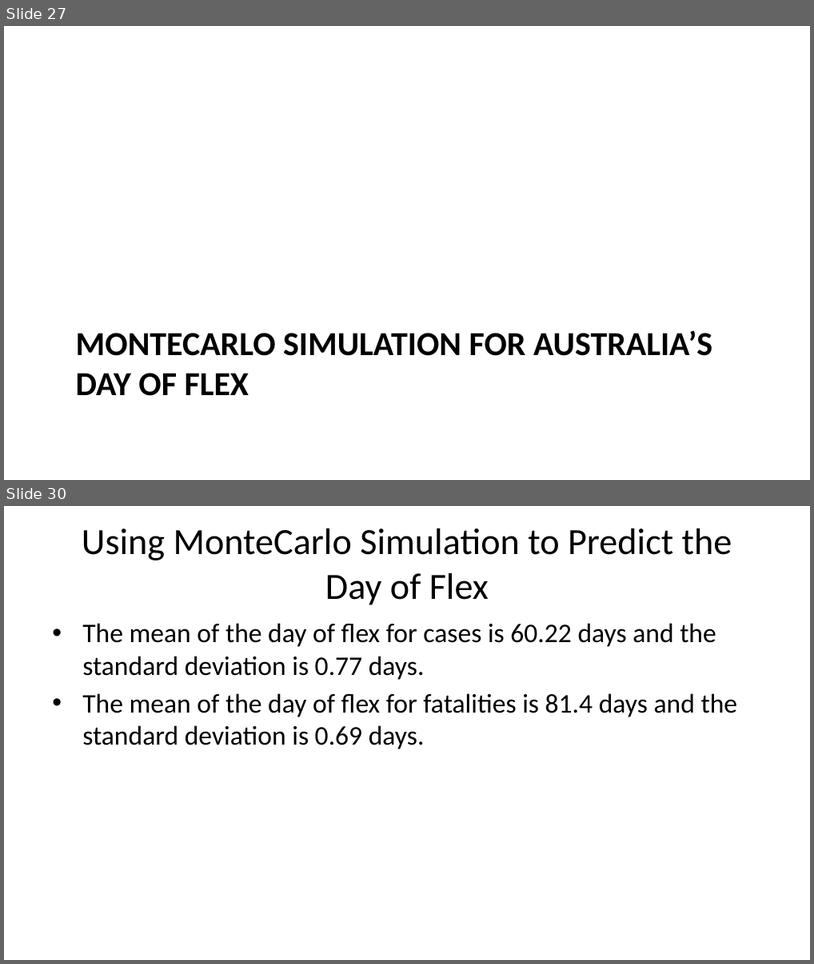
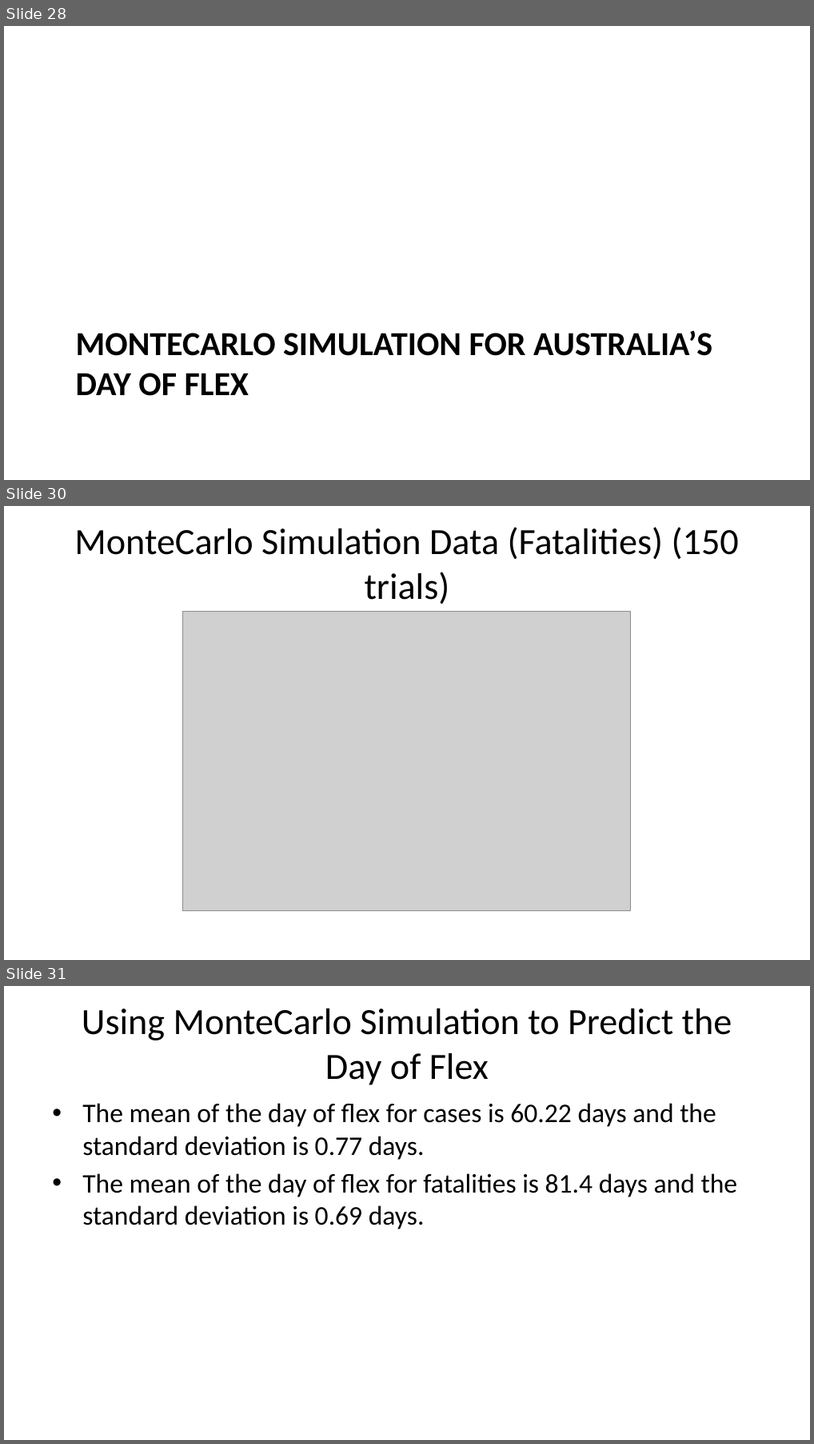
Before and after one commit to austinlackey/covid-simulations, a slide deck: powerpoint.pptx. Shown one above the other, each under a label of ours: slides 27 and 30 before the commit, slides 28, 30 and 31 after it; the slides between them are not shown. The pictures are 814x964 and 814x1444 pixels, drawn with LibreOffice and Linux fonts; fonts in the diff are those of the drawing; grey boxes stand for pictures. Boxes give left, top, right and bottom in pixels: in the first picture for what was removed or moved away, otherwise in the second. Text is boxed around its words. In the diff, an @@ line names an element or a change of style, - is before the commit and + after.

```diff
--- a/powerpoint.pptx
+++ b/powerpoint.pptx
@@ slide 30 added at [4,506,810,960], background #FFFFFF @@
@@ title added at [74,527,739,604], 33 pt, text #000000 @@
+MonteCarlo Simulation Data (Fatalities) (150 trials)
@@ picture added at [183,612,631,911] @@
@@ what was slide 27 is now slide 28 @@
@@ what was slide 30 is now slide 31 @@
```
Also in this commit, not shown: 2 slides changed, 2 other files.
